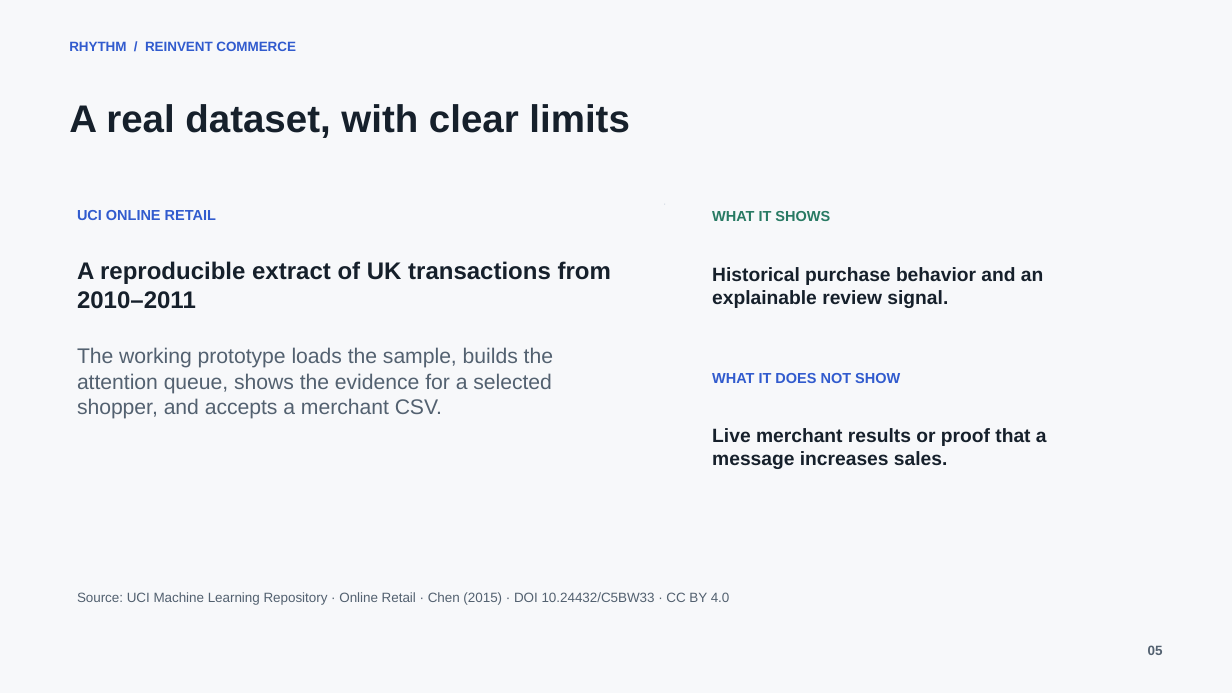
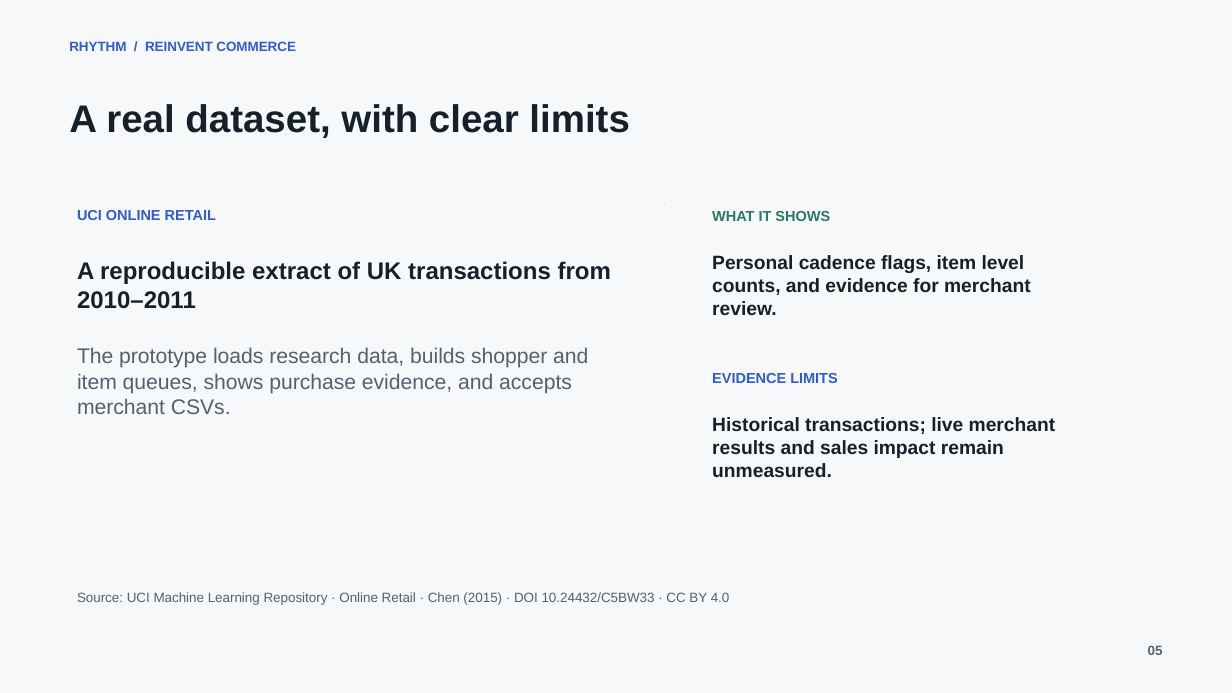
Before and after one commit to KathanSena/Rhythm, a slide deck: slide 5 of submission/Rhythm-Pitch.pptx. Drawn at 1232x693 pixels with LibreOffice and Linux fonts; fonts in the diff are those of the drawing. Boxes give left, top, right and bottom in pixels: in the first picture for what was removed or moved away, otherwise in the second. Text is boxed around its words. In the diff, an @@ line names an element or a change of style, - is before the commit and + after.

```diff
--- a/submission/Rhythm-Pitch.pptx
+++ b/submission/Rhythm-Pitch.pptx
@@ text at (x1=712, y1=255, x2=1031, y2=315): text changed @@
-Historical purchase behavior and an explainable review signal.
+Personal cadence flags, item level counts, and evidence for merchant review.
@@ text at (x1=77, y1=347, x2=588, y2=414): text changed @@
-The working prototype loads the sample, builds the attention queue, shows the evidence for a selected shopper, and accepts a merchant CSV.
+The prototype loads research data, builds shopper and item queues, shows purchase evidence, and accepts merchant CSVs.
@@ text at (x1=712, y1=373, x2=837, y2=383): text changed @@
-WHAT IT DOES NOT SHOW
+EVIDENCE LIMITS
@@ text at (x1=712, y1=417, x2=1056, y2=477): text changed @@
-Live merchant results or proof that a message increases sales.
+Historical transactions; live merchant results and sales impact remain unmeasured.
```
Also in this commit, not shown: 4 other slides changed.
